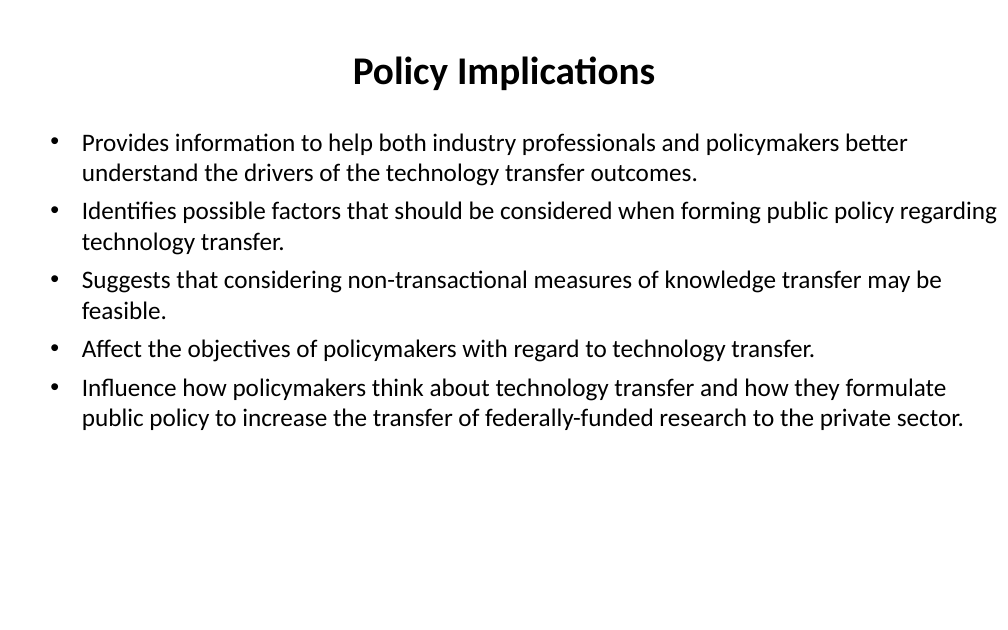
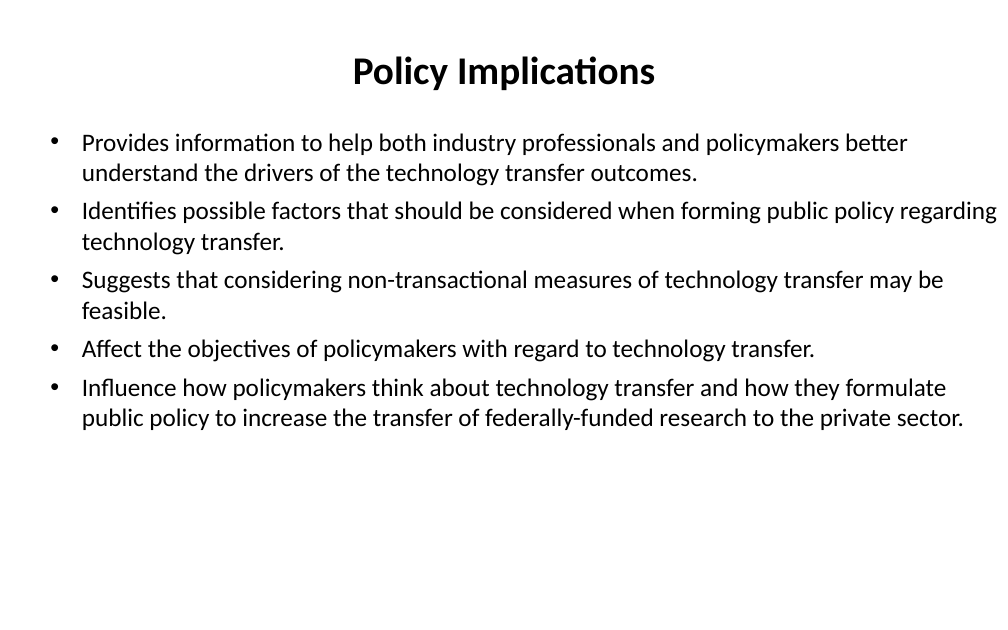
Before and after one commit to SLU-Courses-Townes/SOC6100, a slide deck: slide 25 of Presentations/Presentation02/Townes_SOC6100_Presentation02.pptx. Drawn at 1008x630 pixels with LibreOffice and Linux fonts; fonts in the diff are those of the drawing. Boxes give left, top, right and bottom in pixels: in the first picture for what was removed or moved away, otherwise in the second. Text is boxed around its words. In the diff, an @@ line names an element or a change of style, - is before the commit and + after.

Commit message:
Minor edit to Presentation 02

```diff
--- a/Presentations/Presentation02/Townes_SOC6100_Presentation02.pptx
+++ b/Presentations/Presentation02/Townes_SOC6100_Presentation02.pptx
@@ text at (82, 270, 944, 319): text changed @@
-• Suggests that considering non-transactional measures of knowledge transfer may be feasible.
+• Suggests that considering non-transactional measures of technology transfer may be feasible.
```
